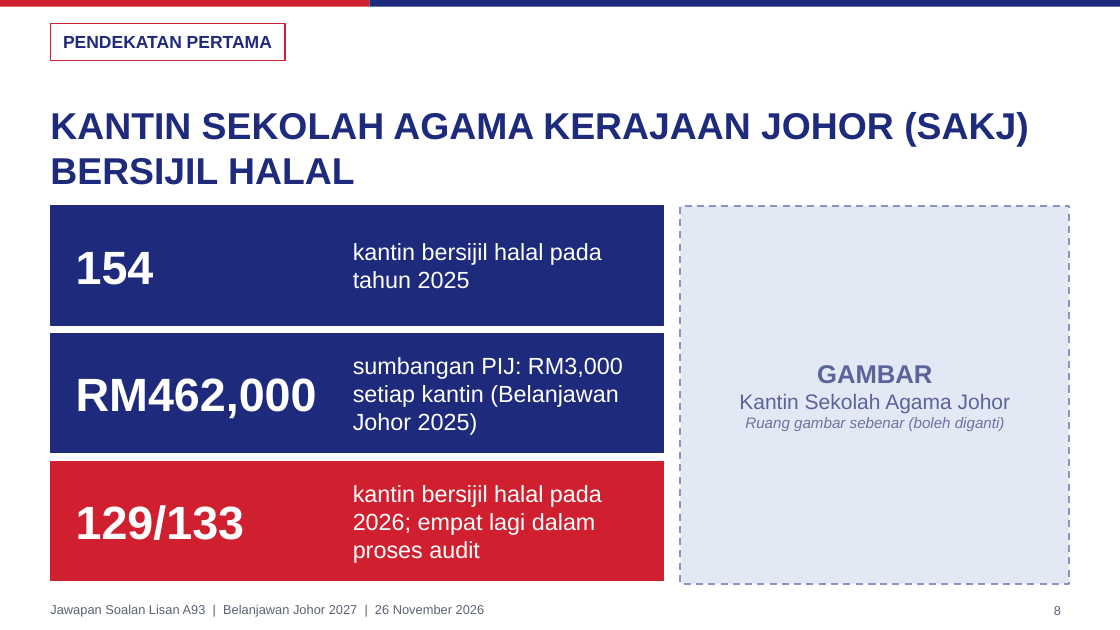
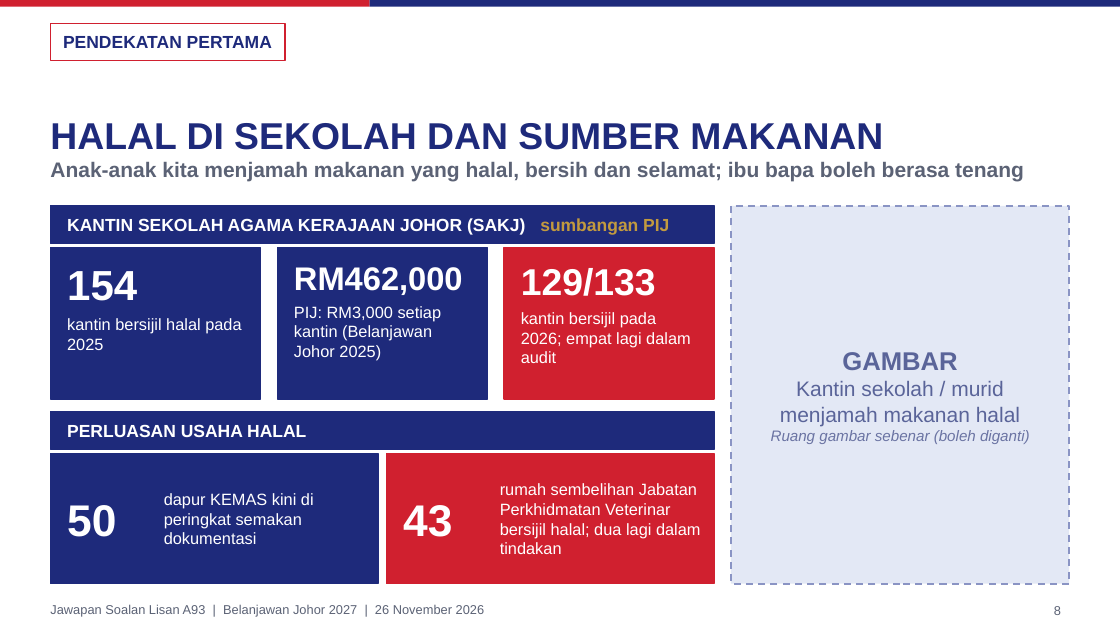
Before and after one commit to nawaljoe/Nawal, a slide deck: slide 8 of slides/A93_Halal_Johor_16x9.pptx. Drawn at 1120x630 pixels with LibreOffice and Linux fonts; fonts in the diff are those of the drawing; background and template pictures are left out. Boxes give left, top, right and bottom in pixels: in the first picture for what was removed or moved away, otherwise in the second. Text is boxed around its words. In the diff, an @@ line names an element or a change of style, - is before the commit and + after.

```diff
--- a/slides/A93_Halal_Johor_16x9.pptx
+++ b/slides/A93_Halal_Johor_16x9.pptx
@@ title at [50,123,1024,182]: text changed; size 32 to 18 pt; text colour #1E2A7B to #5B6275 @@
-KANTIN SEKOLAH AGAMA KERAJAAN JOHOR (SAKJ) BERSIJIL HALAL
+HALAL DI SEKOLAH DAN SUMBER MAKANAN
+Anak-anak kita menjamah makanan yang halal, bersih dan selamat; ibu bapa boleh berasa tenang
@@ rectangle: place and size @@
-rectangle at [50,206,664,325]
+rectangle at [50,206,714,244]
@@ rectangle: place and size @@
-rectangle at [681,206,1070,584]
+rectangle at [731,206,1070,584]
@@ text "GAMBAR": place and size @@
-text "GAMBAR" at [739,365,1010,431]
+text "GAMBAR" at [771,381,1030,444]
@@ text added at [67,218,669,235], 15 pt, text #FFFFFF, bold @@
+KANTIN SEKOLAH AGAMA KERAJAAN JOHOR (SAKJ) sumbangan PIJ
@@ rectangle added at [50,248,260,399], fill #1E2A7B, outline #1E2A7B 1 pt @@
@@ text "154": place and size @@
-text "154" at [76,252,154,285]
+text "154" at [67,271,137,301]
@@ text "154" at [67,271,137,301]: size 40 to 36 pt @@
@@ rectangle added at [277,248,487,399], fill #1E2A7B, outline #1E2A7B 1 pt @@
@@ text "RM462,000": place and size @@
-text "RM462,000" at [76,378,317,419]
+text "RM462,000" at [294,267,463,295]
@@ text "RM462,000" at [294,267,463,295]: size 40 to 28 pt @@
@@ rectangle added at [504,248,714,399], fill #D0202F, outline #D0202F 1 pt @@
@@ text "129/133": place and size @@
-text "129/133" at [76,505,245,540]
+text "129/133" at [521,268,656,296]
@@ text "129/133" at [521,268,656,296]: size 40 to 32 pt @@
@@ text at [67,318,241,350]: text changed; size 20 to 14 pt @@
-kantin bersijil halal pada tahun 2025
+kantin bersijil halal pada 2025
@@ text at [294,306,442,361]: text changed; size 20 to 14 pt @@
-sumbangan PIJ: RM3,000 setiap kantin (Belanjawan Johor 2025)
+PIJ: RM3,000 setiap kantin (Belanjawan Johor 2025)
@@ vertical alignment middle to top in 3 elements at [294,306,442,361], [67,318,241,350], [521,312,691,363] @@
@@ text at [521,312,691,363]: text changed; size 20 to 14 pt @@
-kantin bersijil halal pada 2026; empat lagi dalam proses audit
+kantin bersijil pada 2026; empat lagi dalam audit
@@ text at [780,381,1020,426]: text changed @@
-Kantin Sekolah Agama Johor
+Kantin sekolah / murid menjamah makanan halal
@@ rectangle: place and size @@
-rectangle at [50,334,664,453]
+rectangle at [50,412,714,450]
@@ text added at [67,424,306,437], 15 pt, text #FFFFFF, bold @@
+PERLUASAN USAHA HALAL
@@ rectangle added at [50,454,378,584], fill #1E2A7B, outline #1E2A7B 1 pt @@
@@ rectangle: place and size @@
-rectangle at [50,461,664,581]
+rectangle at [386,454,714,584]
@@ text added at [67,505,116,537], 38 pt, text #FFFFFF, bold @@
+50
@@ text added at [164,493,314,544], 14 pt, text #FFFFFF @@
+dapur KEMAS kini di peringkat semakan dokumentasi
@@ text added at [403,505,452,537], 38 pt, text #FFFFFF, bold @@
+43
@@ text added at [500,483,701,554], 14 pt, text #FFFFFF @@
+rumah sembelihan Jabatan Perkhidmatan Veterinar bersijil halal; dua lagi dalam tindakan
```
Also in this commit, not shown: 1 slide removed, 4 other files.
